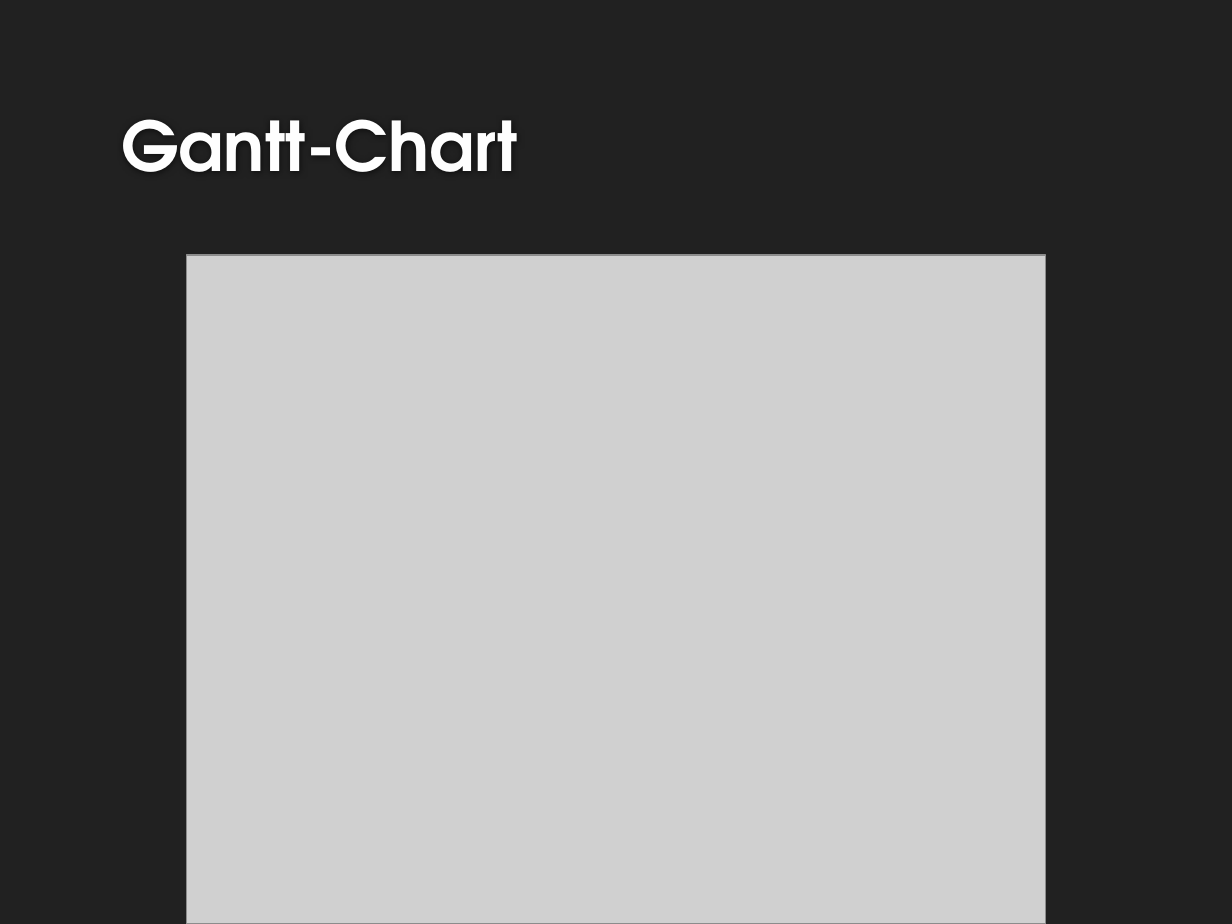
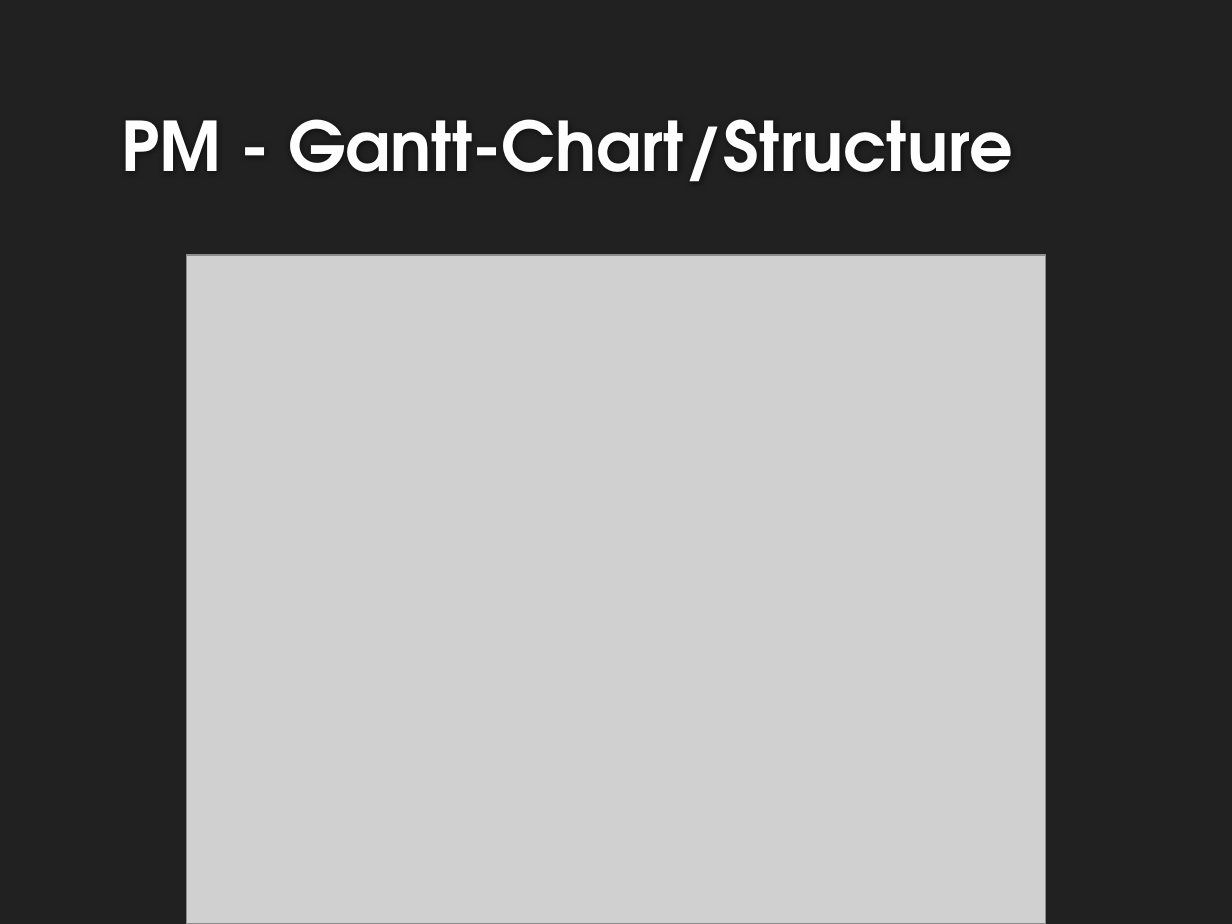
Before and after one commit to Kathamii/TINF15B4MCJI, a slide deck: slide 15 of docs/MidTermSE.pptx (slide 11 before the commit). Drawn at 1232x924 pixels with LibreOffice and Linux fonts; fonts in the diff are those of the drawing; grey boxes stand for pictures; background and template pictures are left out. Boxes give left, top, right and bottom in pixels: in the first picture for what was removed or moved away, otherwise in the second. Text is boxed around its words. In the diff, an @@ line names an element or a change of style, - is before the commit and + after.

```diff
--- a/docs/MidTermSE.pptx
+++ b/docs/MidTermSE.pptx
@@ title at bbox=[121, 119, 1013, 182]: text changed @@
-Gantt-Chart
+PM - Gantt-Chart/Structure
```
Also in this commit, not shown: 7 other slides changed, 5 slides added, 2 slides removed, 1 other file.
